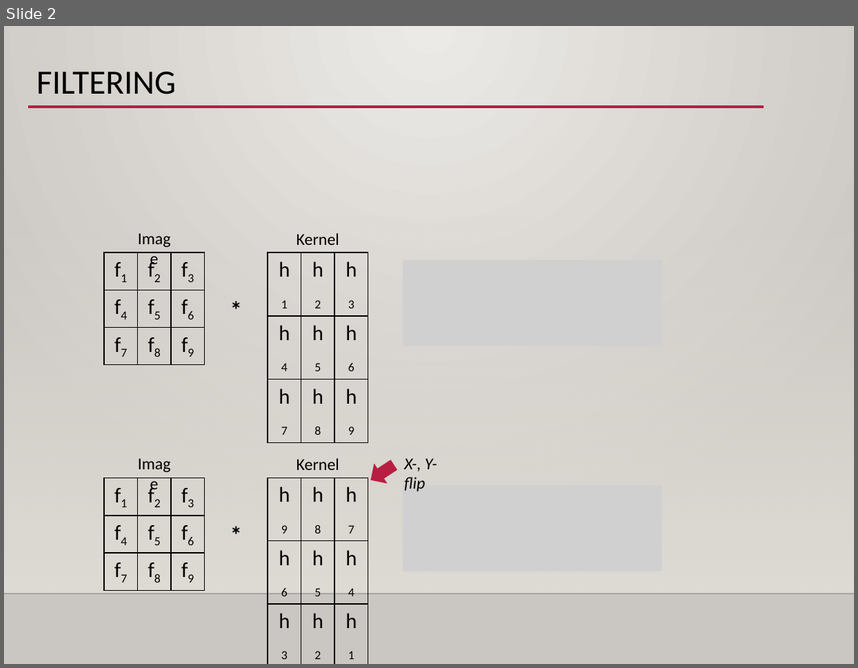
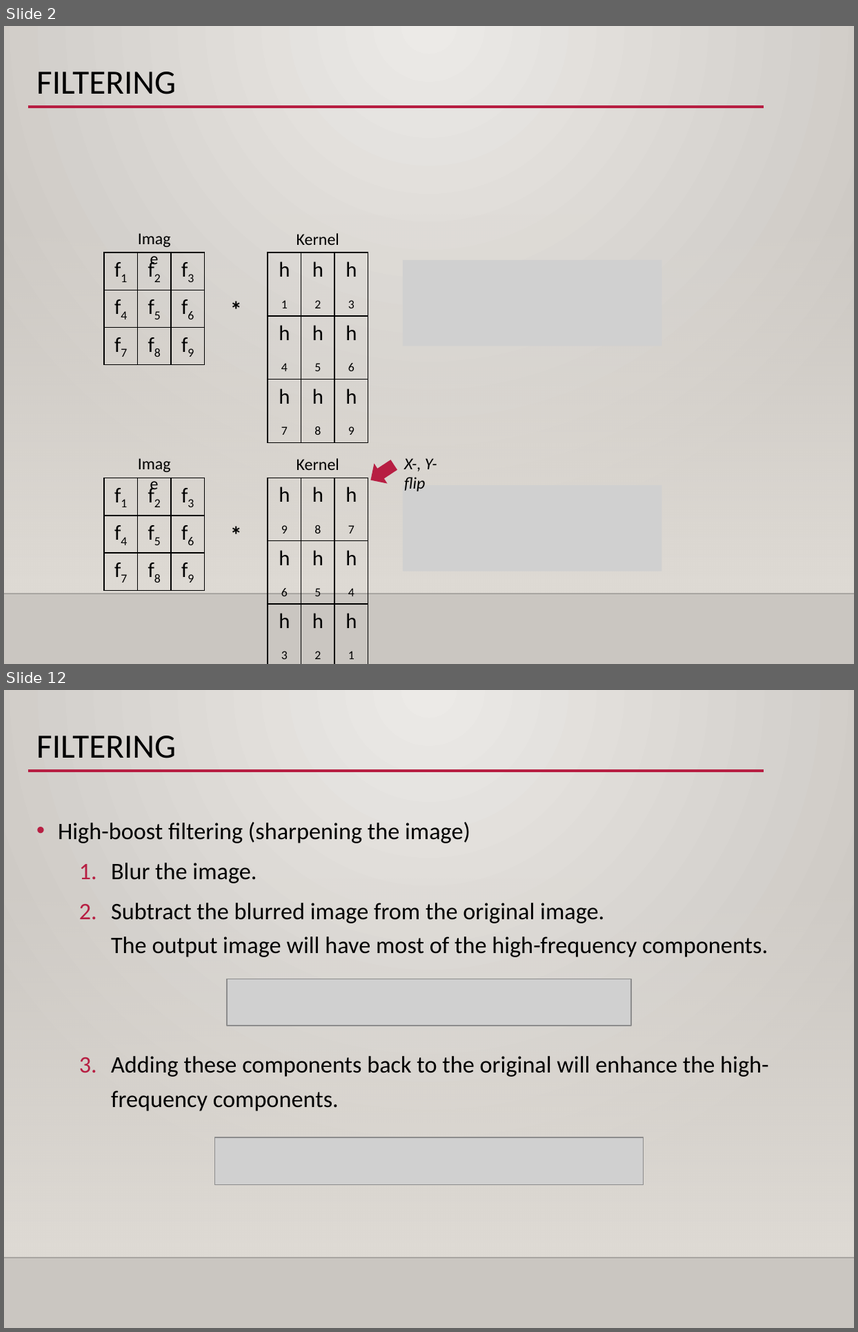
Before and after one commit to jelee2498/SDS, a slide deck: Day1/ex1-4_filters/ex1-4_filters.pptx. Shown one above the other, each under a label of ours: slide 2 before the commit, slides 2 and 12 after it; the slides between them are not shown. The pictures are 858x668 and 858x1332 pixels, drawn with LibreOffice and Linux fonts; fonts in the diff are those of the drawing; grey boxes stand for pictures; background and template pictures are left out. Boxes give left, top, right and bottom in pixels: in the first picture for what was removed or moved away, otherwise in the second. Text is boxed around its words. In the diff, an @@ line names an element or a change of style, - is before the commit and + after.

```diff
--- a/Day1/ex1-4_filters/ex1-4_filters.pptx
+++ b/Day1/ex1-4_filters/ex1-4_filters.pptx
@@ slide 12 added at (4,690,854,1328), background gradient #ECEAE7 to #CAC7C1; not listed: 3 template elements that a slide beside it also shows @@
@@ title added at (36,736,176,758), 28.8 pt, text #000000 @@
+FILTERING
@@ text added at (58,822,769,1111), 20 pt, text #000000 @@
+• High-boost filtering (sharpening the image)
+  1. Blur the image.
+  2. Subtract the blurred image from the original image.
+     The output image will have most of the high-frequency components.
+  3. Adding these components back to the original will enhance the high-frequency components.
@@ picture added at (227,979,631,1026) @@
@@ picture added at (215,1137,642,1185) @@
```
Also in this commit, not shown: 8 slides changed, 8 other slides added, 7 slides removed, 13 other files.
